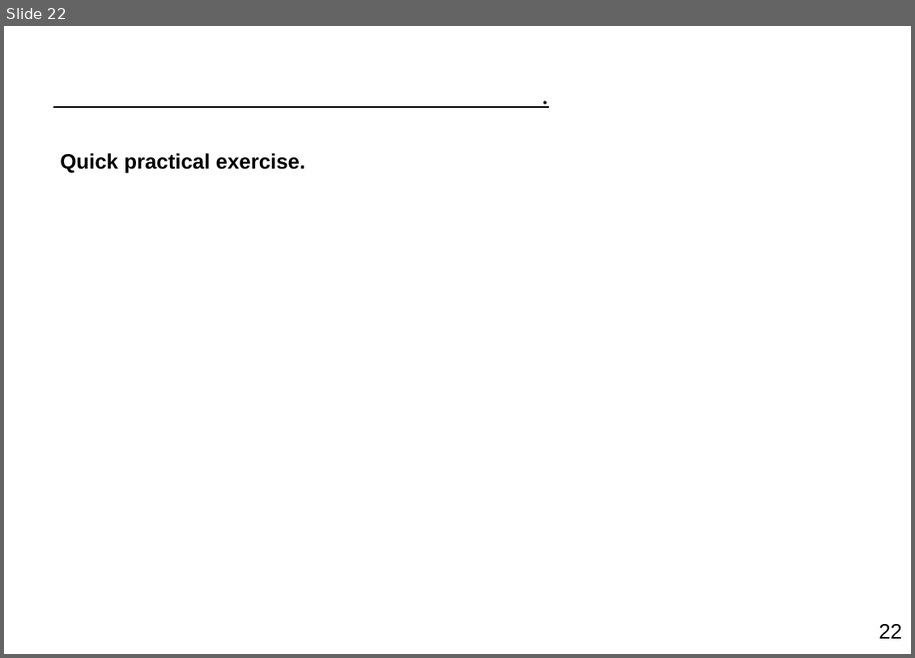
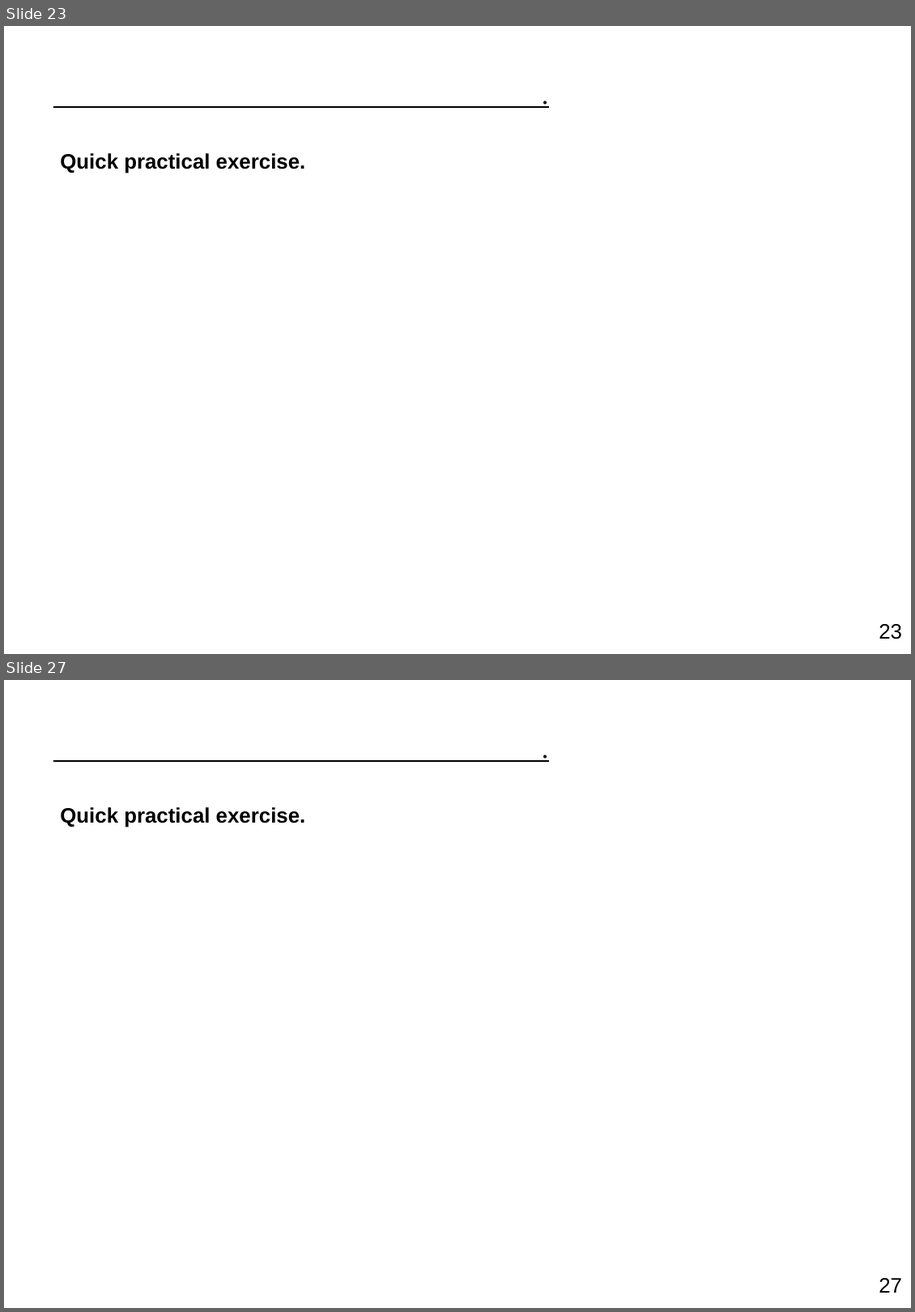
Before and after one commit to ortiztud/fmri_analysis_intro, a slide deck: slides/slides_session-5.pptx. Shown one above the other, each under a label of ours: slide 22 before the commit, slides 23 and 27 after it; the slides between them are not shown. The pictures are 915x658 and 915x1312 pixels, drawn with LibreOffice and Linux fonts; fonts in the diff are those of the drawing. Boxes give left, top, right and bottom in pixels: in the first picture for what was removed or moved away, otherwise in the second. Text is boxed around its words. In the diff, an @@ line names an element or a change of style, - is before the commit and + after.

```diff
--- a/slides/slides_session-5.pptx
+++ b/slides/slides_session-5.pptx
@@ slide 27 added at [4, 680, 911, 1308], background #FFFFFF @@
@@ text added at [45, 726, 889, 772], 24 pt, text #000000, underline @@
+.
@@ text added at [60, 807, 306, 827], 18 pt, text #000000, bold @@
+Quick practical exercise.
@@ page number added at [879, 1278, 902, 1292], 18 pt, text #000000 @@
+27
@@ what was slide 22 is now slide 23 @@
@@ page number at [879, 624, 902, 639]: text changed @@
-22
+23
```
Also in this commit, not shown: 1 slide changed, 4 other slides added, 2 other files.
